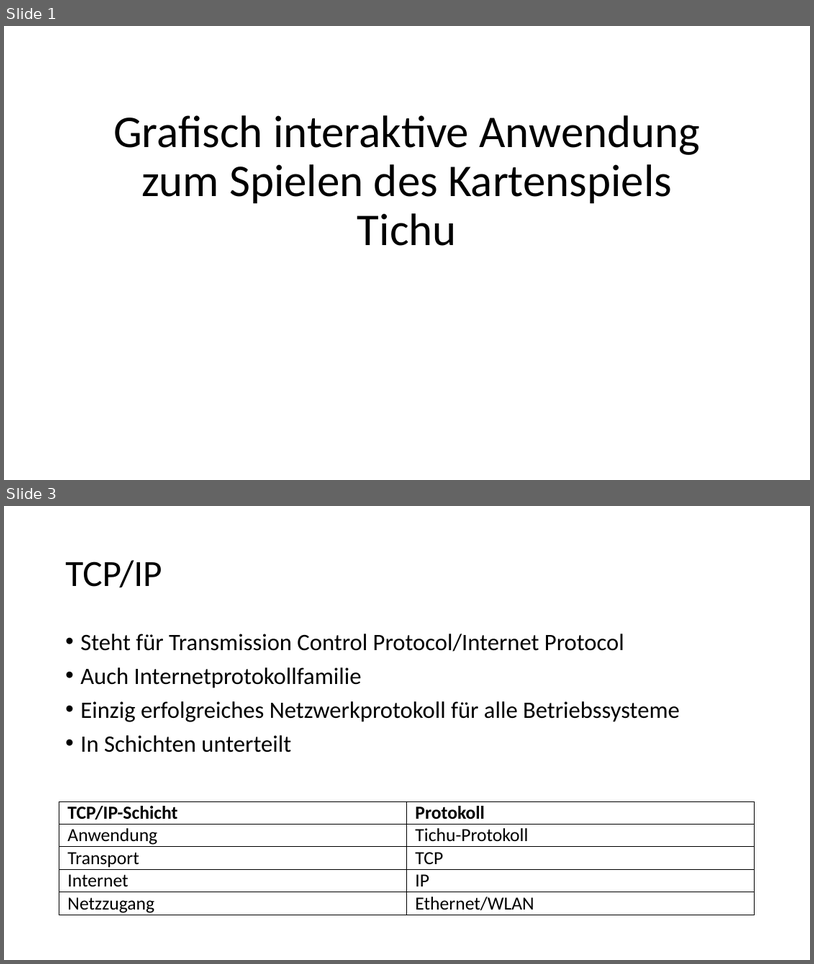
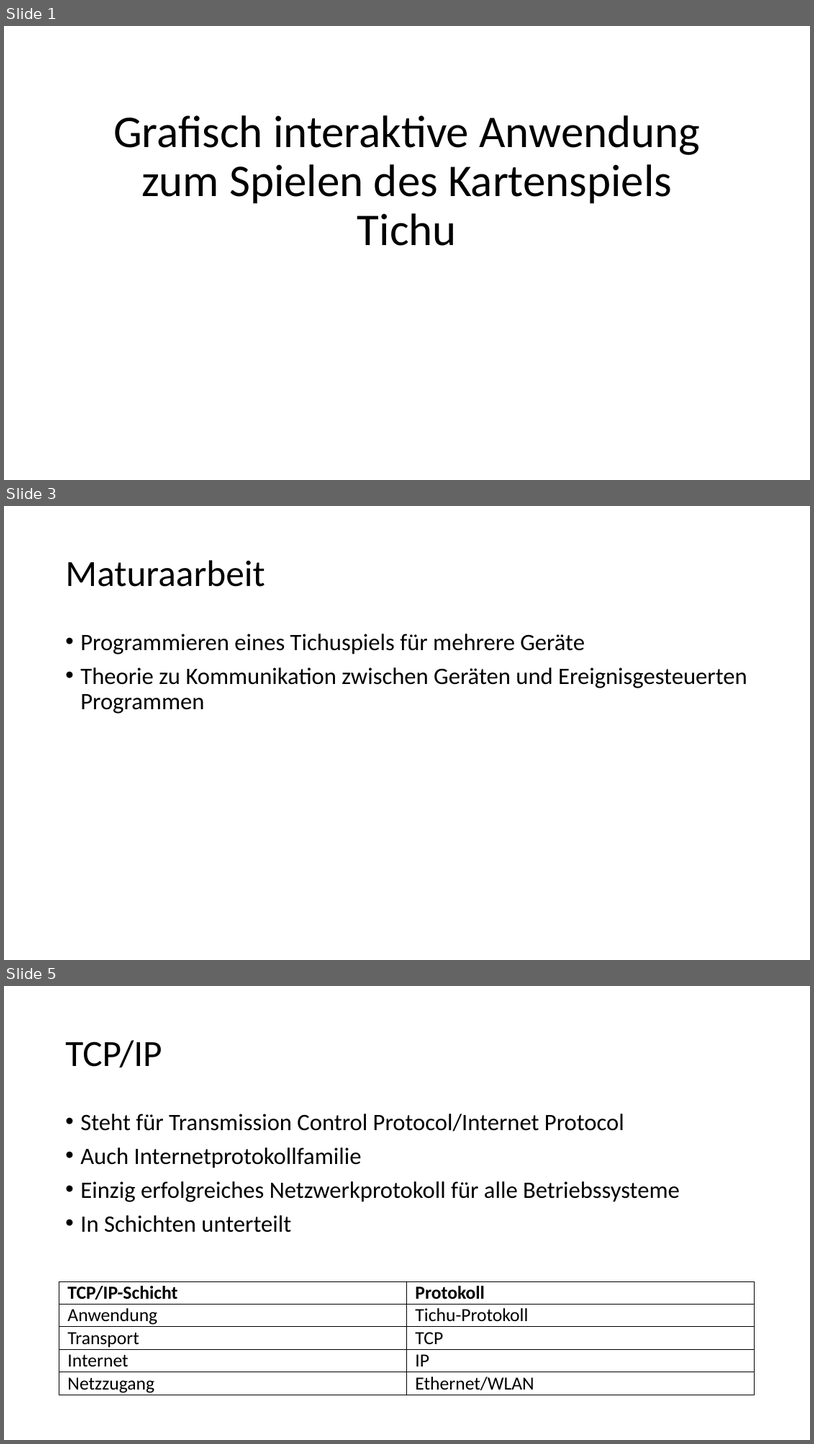
Before and after one commit to NickDenzler/MA_Praesentation, a slide deck: MA Präsentation.pptx. Shown one above the other, each under a label of ours: slides 1 and 3 before the commit, slides 1, 3 and 5 after it; the slides between them are not shown. The pictures are 814x964 and 814x1444 pixels, drawn with LibreOffice and Linux fonts; fonts in the diff are those of the drawing. Boxes give left, top, right and bottom in pixels: in the first picture for what was removed or moved away, otherwise in the second. Text is boxed around its words. In the diff, an @@ line names an element or a change of style, - is before the commit and + after.

```diff
--- a/MA Präsentation.pptx
+++ b/MA Präsentation.pptx
@@ slide 3 added at (4, 506, 810, 960), background #FFFFFF @@
@@ title added at (65, 560, 265, 587), 44 pt, text #000000 @@
+Maturaarbeit
@@ text added at (80, 633, 748, 713), 28 pt, text #000000 @@
+• Programmieren eines Tichuspiels für mehrere Geräte
+• Theorie zu Kommunikation zwischen Geräten und Ereignisgesteuerten Programmen
@@ what was slide 3 is now slide 5 @@
```
Also in this commit, not shown: 3 slides changed, 5 other slides added.
